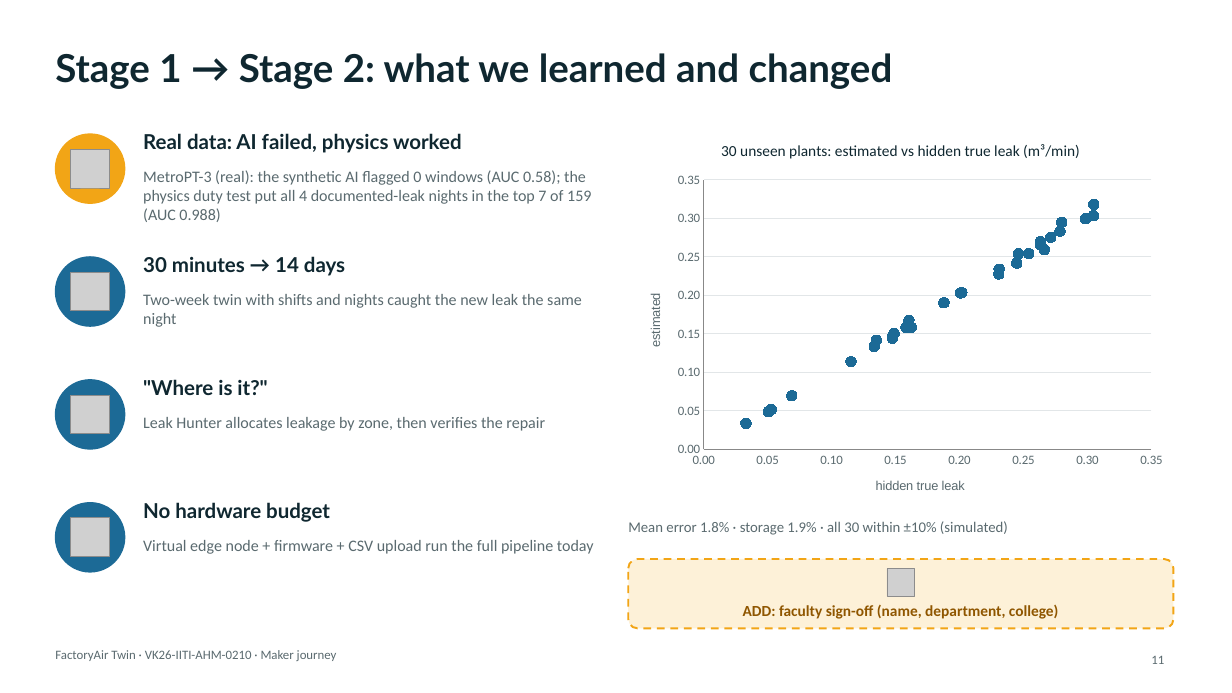
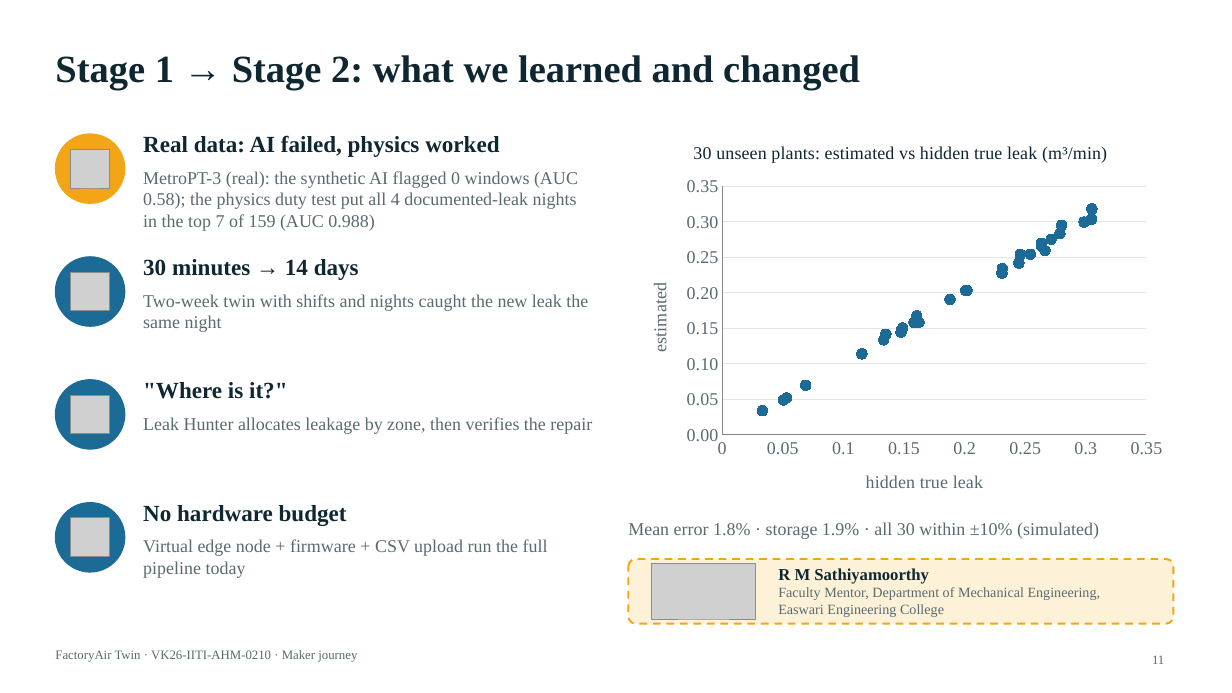
Before and after one commit to Suheerthan/FactoryAirTwin, a slide deck: slide 11 of submission/FactoryAirTwin_Vishwakarma_Stage2.pptx. Drawn at 1232x693 pixels with LibreOffice and Linux fonts; fonts in the diff are those of the drawing; grey boxes stand for pictures. Boxes give left, top, right and bottom in pixels: in the first picture for what was removed or moved away, otherwise in the second. Text is boxed around its words. In the diff, an @@ line names an element or a change of style, - is before the commit and + after.

```diff
--- a/submission/FactoryAirTwin_Vishwakarma_Stage2.pptx
+++ b/submission/FactoryAirTwin_Vishwakarma_Stage2.pptx
@@ title "Stage 1 → Stage 2: ..." at bbox=[55, 55, 860, 90]: font Lato to Times New Roman @@
@@ scatter chart at bbox=[628, 125, 1174, 513] @@
@@ category axis changed @@
@@ value axis changed @@
@@ size 16 to 18 pt, font Lato to Times New Roman in 4 elements at bbox=[143, 135, 499, 157], bbox=[143, 259, 359, 280], bbox=[143, 382, 287, 399], bbox=[143, 505, 347, 526] @@
@@ size 12.5 to 14 pt, font Calibri to Times New Roman in 4 elements at bbox=[143, 171, 578, 231], bbox=[143, 294, 588, 332], bbox=[143, 417, 592, 434], bbox=[143, 539, 548, 578] @@
@@ text "Mean error 1.8% · storage ..." at bbox=[628, 522, 1099, 539]: size 11.5 to 14 pt, font Calibri to Times New Roman @@
@@ rounded rectangle: place and size @@
-rounded rectangle at bbox=[628, 559, 1174, 628]
+rounded rectangle at bbox=[628, 559, 1174, 624]
@@ rounded rectangle at bbox=[628, 559, 1174, 624]: proportions changed @@
@@ picture added at bbox=[652, 564, 755, 619] @@
@@ text added at bbox=[778, 568, 1101, 617], 11 pt, text #5A6A6F @@
+R M Sathiyamoorthy
+Faculty Mentor, Department of Mechanical Engineering, Easwari Engineering College
@@ picture removed at bbox=[887, 569, 915, 597] @@
@@ text removed at bbox=[743, 605, 1059, 619] @@
-ADD: faculty sign-off (name, department, college)
@@ text "FactoryAir Twin · VK26-IITI-AHM-0210 · ..." at bbox=[55, 650, 357, 662]: font Calibri to Times New Roman @@
@@ page number at bbox=[1152, 655, 1164, 664]: font Calibri to Times New Roman @@
```
Also in this commit, not shown: 15 other slides changed, 7 other files.
